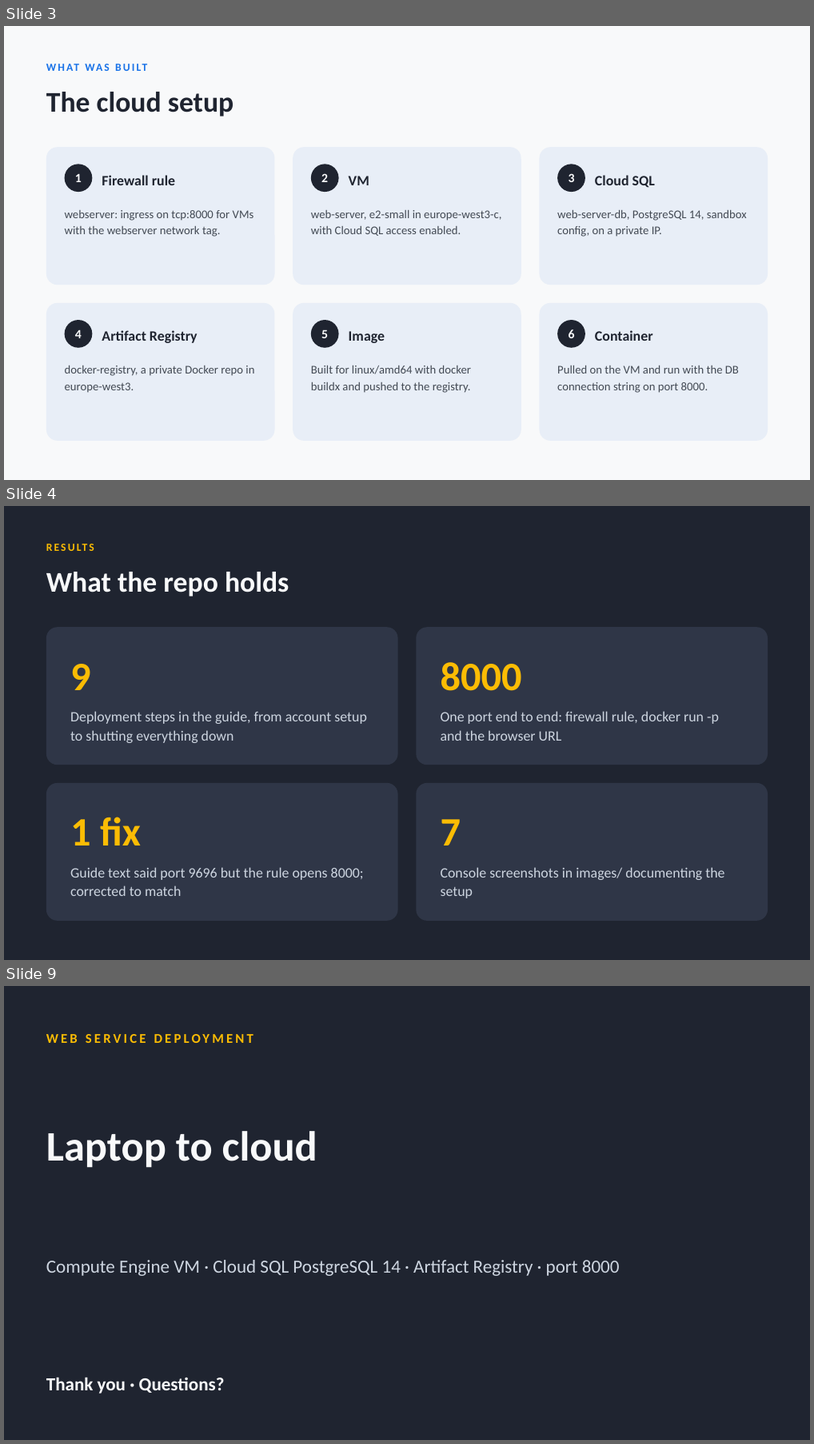
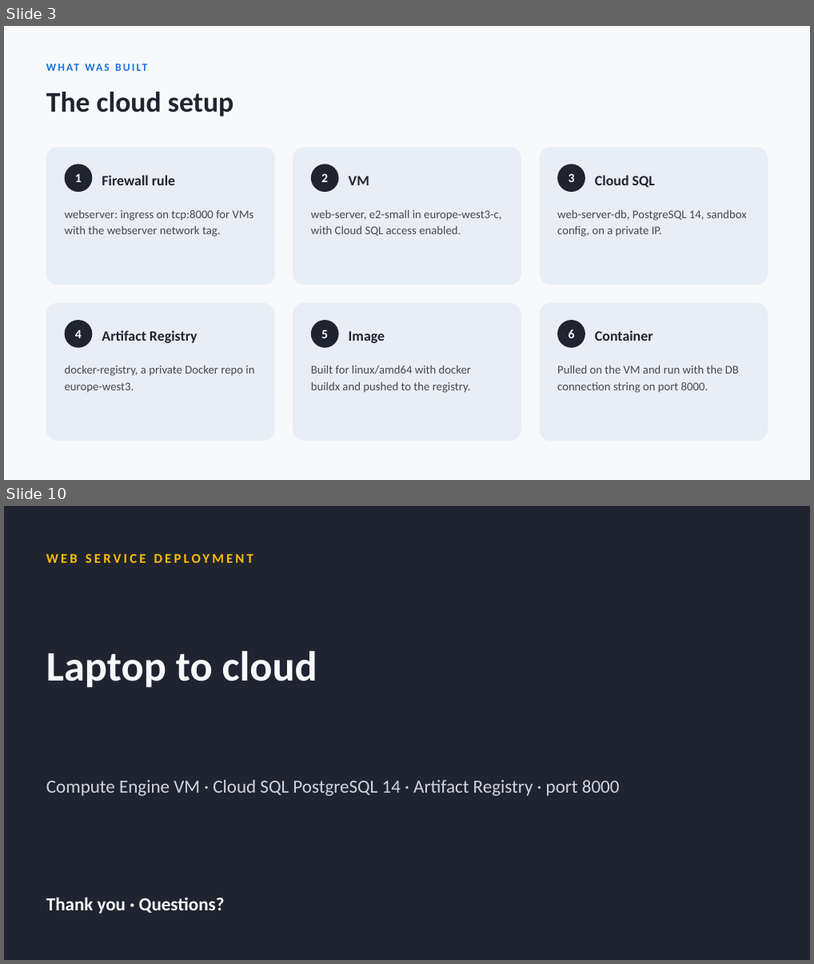
Before and after one commit to jeevan516/Porfolio, a slide deck: public/decks/web-service-deployment.pptx. Shown one above the other, each under a label of ours: slides 3, 4 and 9 before the commit, slides 3 and 10 after it; the slides between them are not shown. The pictures are 814x1444 and 814x964 pixels, drawn with LibreOffice and Linux fonts; fonts in the diff are those of the drawing. Boxes give left, top, right and bottom in pixels: in the first picture for what was removed or moved away, otherwise in the second. Text is boxed around its words. In the diff, an @@ line names an element or a change of style, - is before the commit and + after.

Commit message:
Update web-service-deployment slides (real GCP deployment results)

```diff
--- a/public/decks/web-service-deployment.pptx
+++ b/public/decks/web-service-deployment.pptx
@@ slide 4 removed at (4,506,810,960), background #1F2430 @@
@@ text removed at (46,540,768,557) @@
-RESULTS
@@ text removed at (46,572,289,596) @@
-What the repo holds
@@ rounded rectangle removed at (46,627,398,764) @@
@@ rounded rectangle removed at (417,627,769,764) @@
@@ text removed at (70,664,90,690) @@
-9
@@ text removed at (441,662,522,691) @@
-8000
@@ text removed at (70,711,367,743) @@
-Deployment steps in the guide, from account setup to shutting everything down
@@ text removed at (441,711,719,740) @@
-One port end to end: firewall rule, docker run -p and the browser URL
@@ rounded rectangle removed at (46,783,398,920) @@
@@ rounded rectangle removed at (417,783,769,920) @@
@@ text removed at (70,816,141,845) @@
-1 fix
@@ text removed at (441,819,461,845) @@
-7
@@ text removed at (70,867,364,896) @@
-Guide text said port 9696 but the rule opens 8000; corrected to match
@@ text removed at (441,867,725,898) @@
-Console screenshots in images/ documenting the setup
@@ what was slide 9 is now slide 10 @@
```
Also in this commit, not shown: 3 slides changed, 2 slides added.
